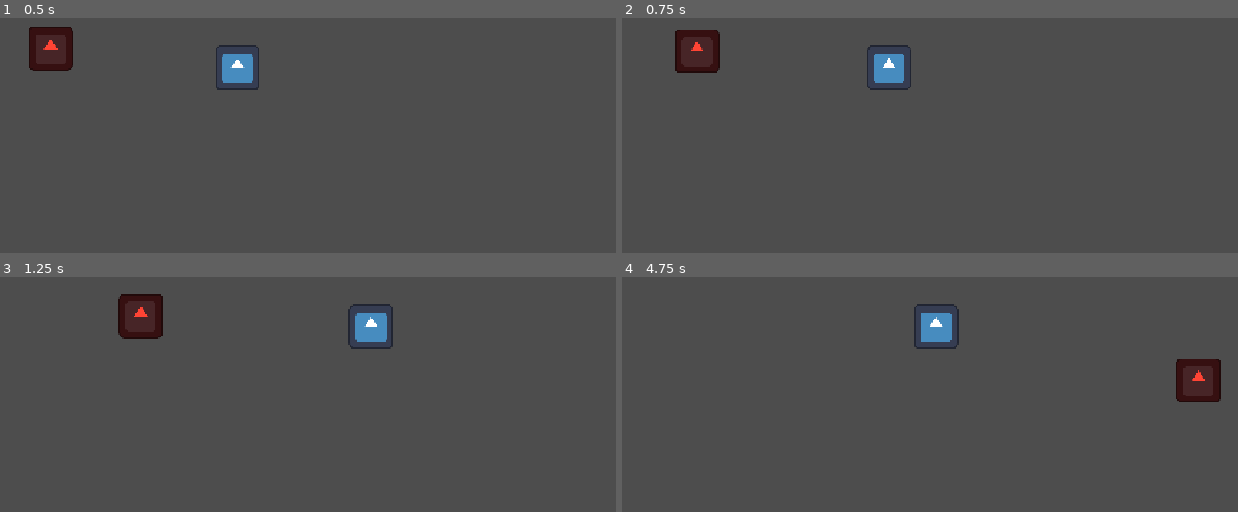
Above: before the commit, frames 1-4 (two rows, left to right).
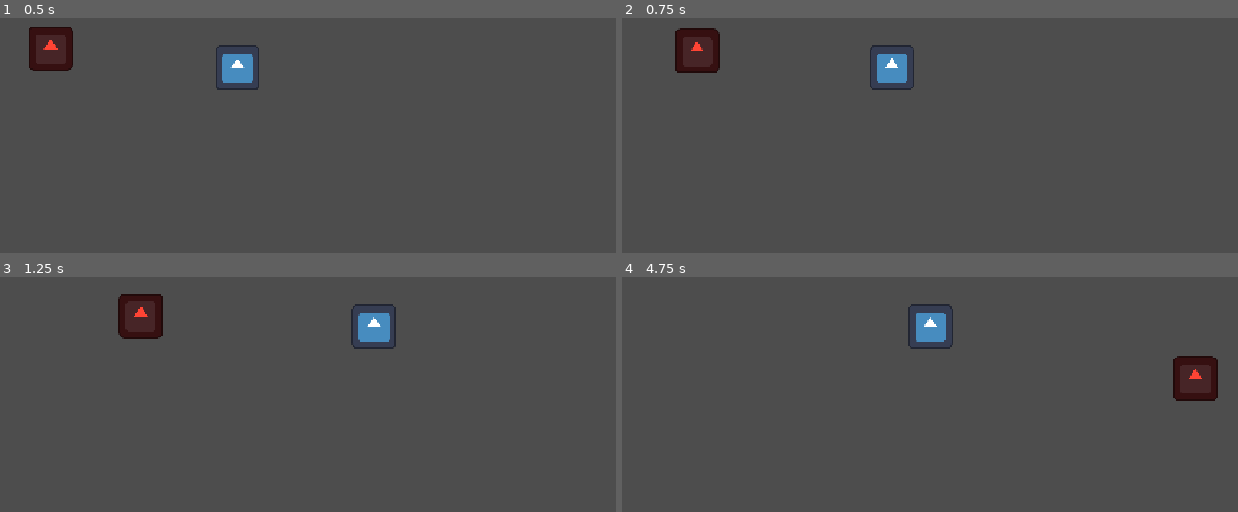
Above: after the commit, the same moments.

Repository: zt1ier/bullet-heuh
Game: Godot game, scene res://main.tscn
Same seed, same stepped clock (60 frames per second), same inputs: the game is played once before the commit and once after it. The engine's default icon, where the game draws it, is replaced by a stand-in: a white triangle on a blue panel in a dark square.
Inputs (mouse positions are in pixels of both pictures, inside the frame that each line leads up to):
- Up to frame 1 (0.5 s): no input
- Up to frame 2 (0.75 s): move the mouse to (1034, 48) at 0.52 s; hold D (move_right) from 0.53 s (still down); hold Space (attack) from 0.53 s (still down)
- Up to frame 3 (1.25 s): keep holding D (move_right); keep holding Space (attack)
- Up to frame 4 (4.75 s): move the mouse to (695, 352) at 1.27 s; release D (move_right) at 1.28 s; release Space (attack) at 1.28 s; hold S (move_down) 1.28-2.03 s; tap Space (attack) at 1.35, 2.85, 4.35 s; move the mouse to (outside the picture) at 2.02 s; hold D (move_right) 2.03-2.78 s; hold Space (attack) 2.03-2.78 s; move the mouse to (819, 418) at 2.77 s; hold W (move_up) 2.78-3.53 s; move the mouse to (1096, 396) at 3.52 s; hold Space (attack) 3.53-4.28 s; hold A (move_left) from 3.53 s (still down); move the mouse to (outside the picture) at 4.27 s

Frame 1 is identical in both runs. In frame 2, 0.3% of the frame differs, in the area x 9-48%, y 4-31%; in frame 3, 0.4%; in frame 4, 0.9%, in the area x 46-98%, y 11-54%.

Commit message:
Is the issue because of the two Enums?

Diff:
--- a/bullet-what/entities/entity.gd
+++ b/bullet-what/entities/entity.gd
@@ -20,7 +20,7 @@
 
 # --- MOVEMENT ---
 @export var movement_speed: float = 300.0
-@export var friction: float = 50.0
+@export var friction: float = 70.0
 
 
 # --- DAMAGE REFERENCE (for Hitbox and Hurtbox) ---
@@ -51,5 +51,5 @@
 
 func die() -> void:
 	set_physics_process(false)
-	print("%s died" % [name])
+	print("%s died" % name)
 	#queue_free()
